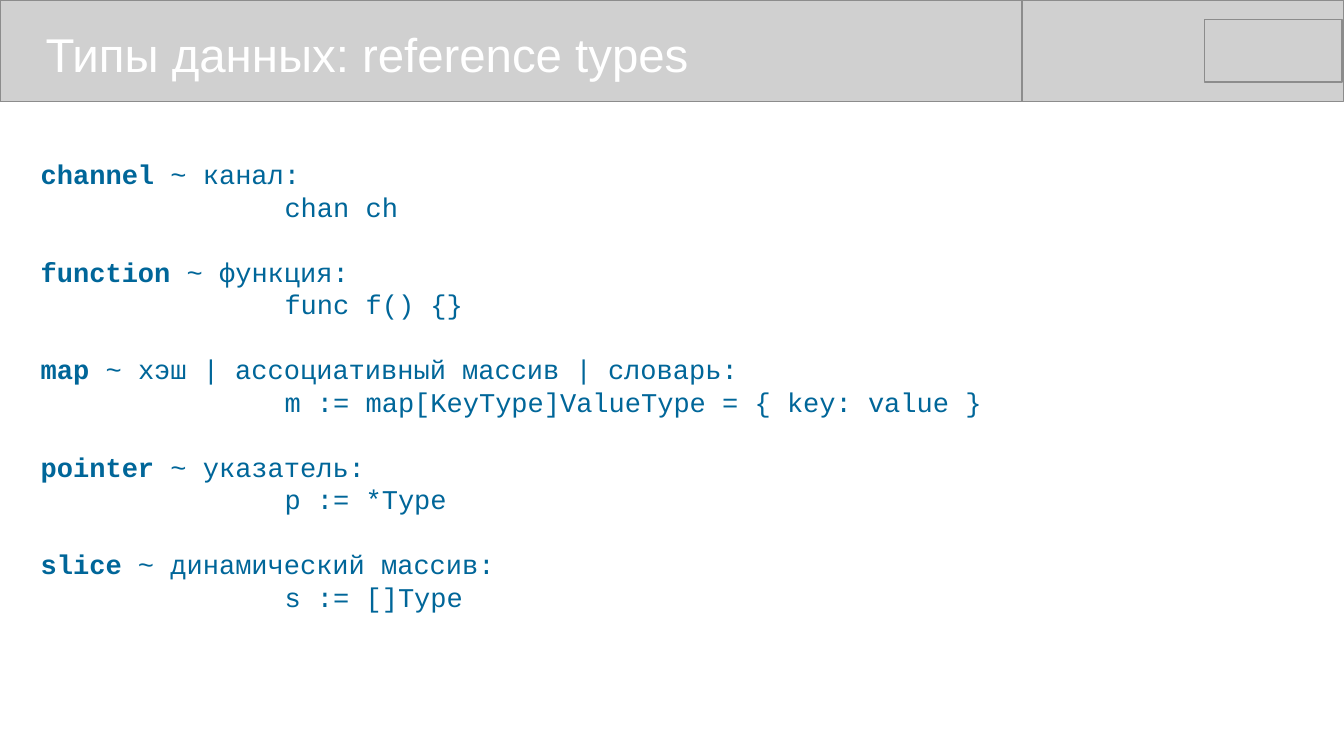
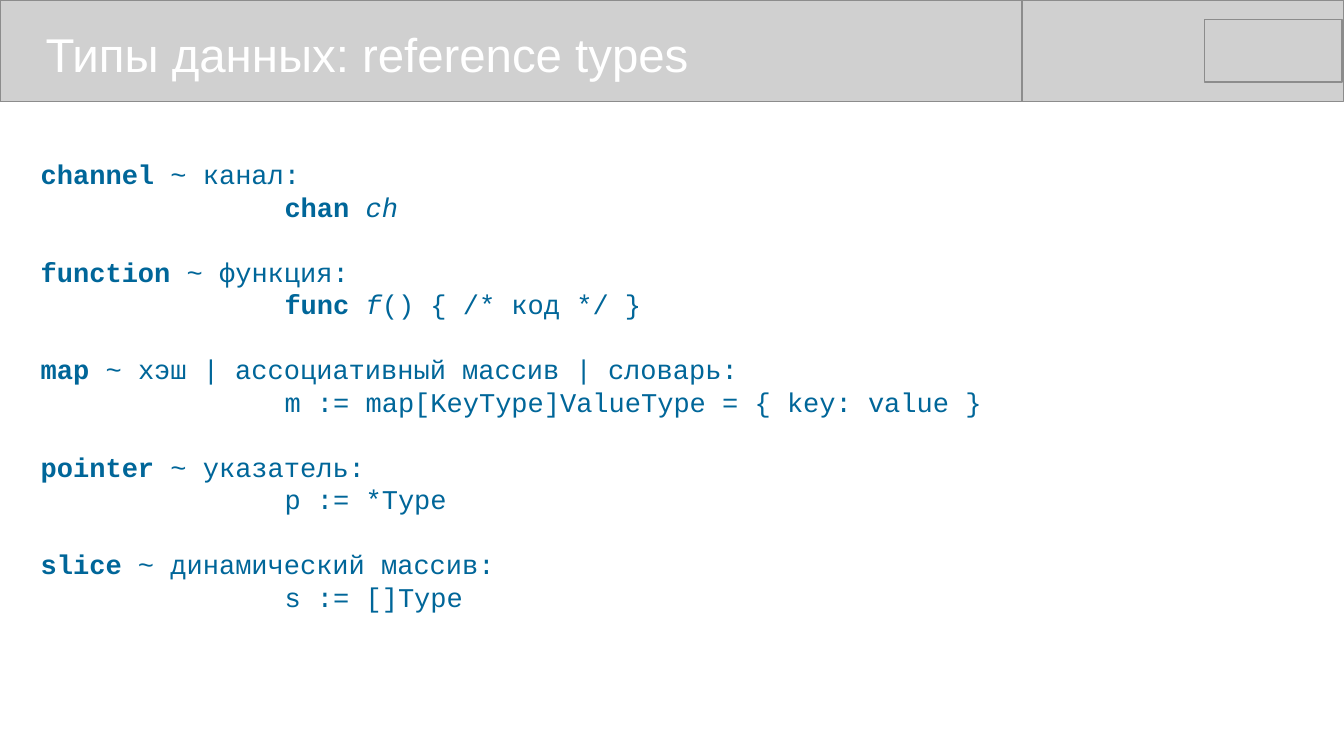
Before and after one commit to mike-shock/Go_language, a slide deck: slide 18 of Go_Intro.odp (slide 14 before the commit). Drawn at 1344x756 pixels with LibreOffice and Linux fonts; fonts in the diff are those of the drawing; grey boxes stand for pictures. Boxes give left, top, right and bottom in pixels: in the first picture for what was removed or moved away, otherwise in the second. Text is boxed around its words. In the diff, an @@ line names an element or a change of style, - is before the commit and + after.

```diff
--- a/Go_Intro.odp
+++ b/Go_Intro.odp
@@ text at [285,198,398,218]: bold on in "chan"; italic on in "ch" @@
@@ text at [285,295,560,320]: text changed @@
-func f() {}
+func f() { /* код */ }
```
Also in this commit, not shown: 7 other slides changed, 5 slides added, 3 other files.
